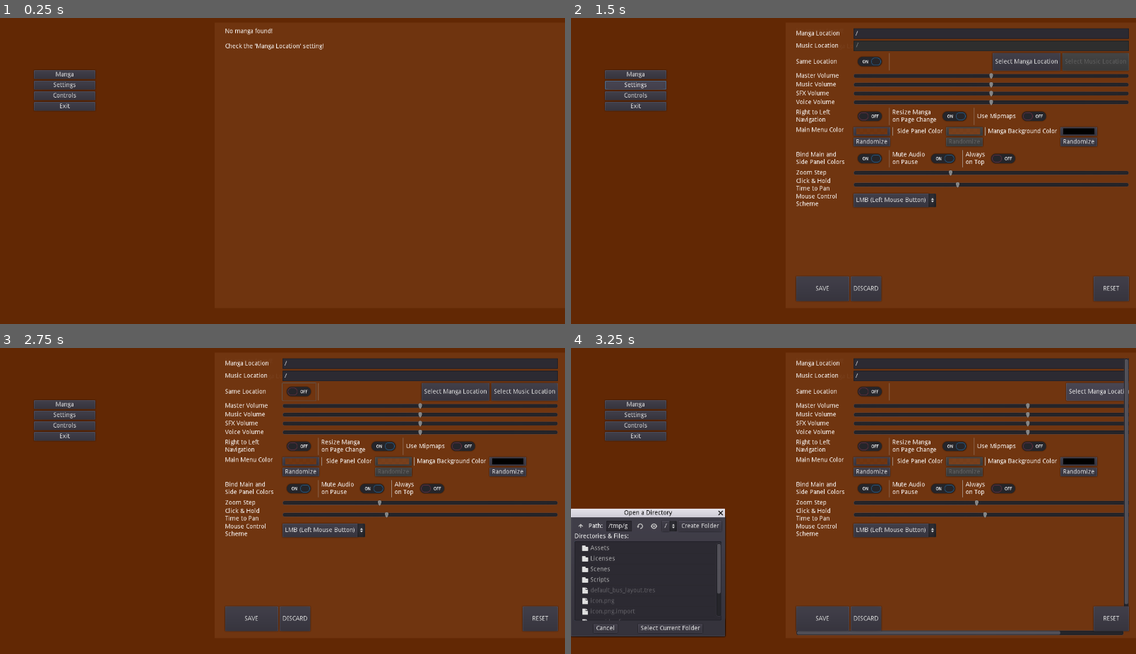
Above: before the commit, frames 1-4 (two rows, left to right).
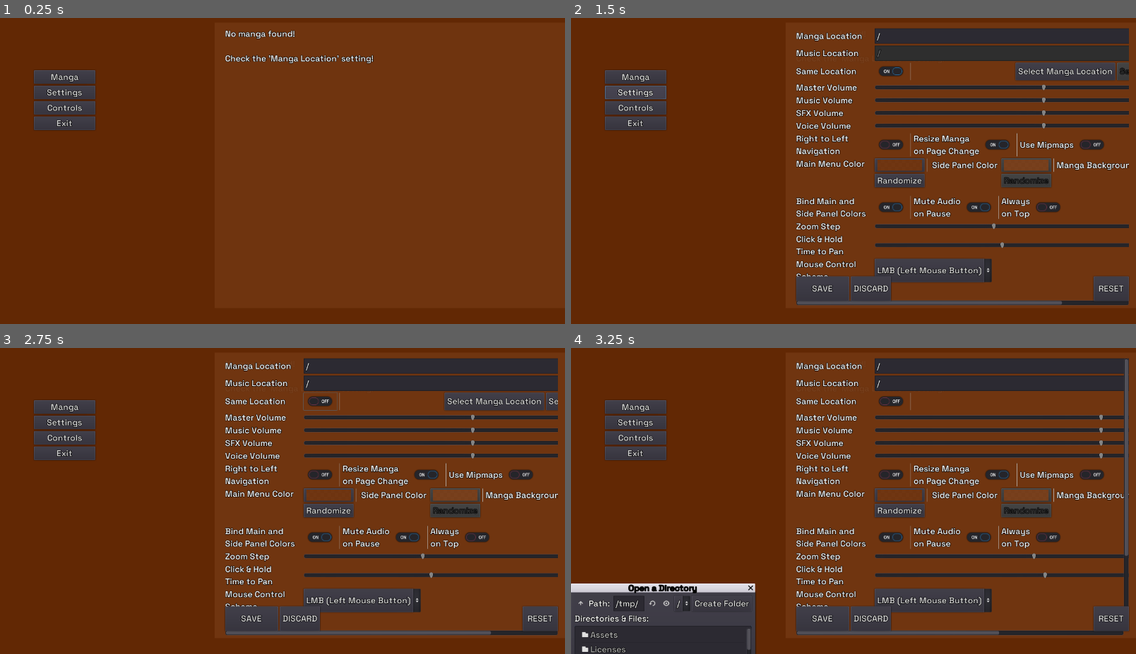
Above: after the commit, the same moments.

Repository: MrPoblin/Sound-Manga-Reader-Godot
Game: Godot game, scene res://Scenes/UI/Main.tscn
Two runs of this game, one before a commit and one after it. Both use one fixed random seed, a clock stepped at 60 frames per second and the inputs below. The engine's default icon, where the game draws it, is replaced by a stand-in: a white triangle on a blue panel in a dark square.
Inputs (mouse positions are in pixels of both pictures, inside the frame that each line leads up to; where the layout moved, square brackets give the same spot in the first picture):
- Up to frame 1 (0.25 s): no input
- Up to frame 2 (1.5 s): click "Manga" at 0.5 s; click "Settings" at 1.25 s
- Up to frame 3 (2.75 s): click (322, 400) [299, 390] at 2 s
- Up to frame 4 (3.25 s): click "Select Manga Location" at 2.75 s

The runs differ from the first frame. In frame 1, 2.0% of the frame differs, in the area x 6-67%, y 3-37%; in frame 2, 22%; in frame 3, 22%; in frame 4, 32%, in the area x 0-99%, y 3-100%.

Commit message:
Set font size based on window size

Diff:
--- a/Scenes/UI/Main.tscn
+++ b/Scenes/UI/Main.tscn
@@ -1,11 +1,15 @@
-[gd_scene load_steps=3 format=2]
+[gd_scene load_steps=4 format=2]
 
 [ext_resource path="res://Scenes/UI/Menu.tscn" type="PackedScene" id=1]
 [ext_resource path="res://Scripts/UI/Main.gd" type="Script" id=2]
+[ext_resource path="res://default_theme.tres" type="Theme" id=3]
 
 [node name="Main" type="Control"]
 anchor_right = 1.0
 anchor_bottom = 1.0
+theme = ExtResource( 3 )
 script = ExtResource( 2 )
 
 [node name="Menu" parent="." instance=ExtResource( 1 )]
+
+[connection signal="resized" from="." to="." method="_on_Main_resized"]
--- a/Scripts/UI/Main.gd
+++ b/Scripts/UI/Main.gd
@@ -1,6 +1,7 @@
 extends Control
 
 onready var ReaderNode = preload("res://Scenes/Reader.tscn")
+var font = load("res://default_font.tres")
 
 onready var mouseScheme:int = Config.config.get_value("controls", "mouseScheme", 0)
 
@@ -39,3 +40,9 @@
 	$Reader.load_chapter(page)
 	$Menu.visible = false
 	$Reader.visible = true
+
+func _on_Main_resized() -> void:
+	var newFont: int = int(sqrt(get_viewport_rect().size.y*get_viewport_rect().size.x)/50)
+	if(font.size != newFont):
+		font.size = newFont
+		font.outline_size = newFont/18
--- /dev/null
+++ b/default_font.tres
@@ -0,0 +1,9 @@
+[gd_resource type="DynamicFont" load_steps=2 format=2]
+
+[ext_resource path="res://Assets/SpaceGrotesk-Medium.ttf" type="DynamicFontData" id=1]
+
+[resource]
+outline_color = Color( 0, 0, 0, 1 )
+use_mipmaps = true
+use_filter = true
+font_data = ExtResource( 1 )
--- /dev/null
+++ b/default_theme.tres
@@ -0,0 +1,6 @@
+[gd_resource type="Theme" load_steps=2 format=2]
+
+[ext_resource path="res://default_font.tres" type="DynamicFont" id=1]
+
+[resource]
+default_font = ExtResource( 1 )
